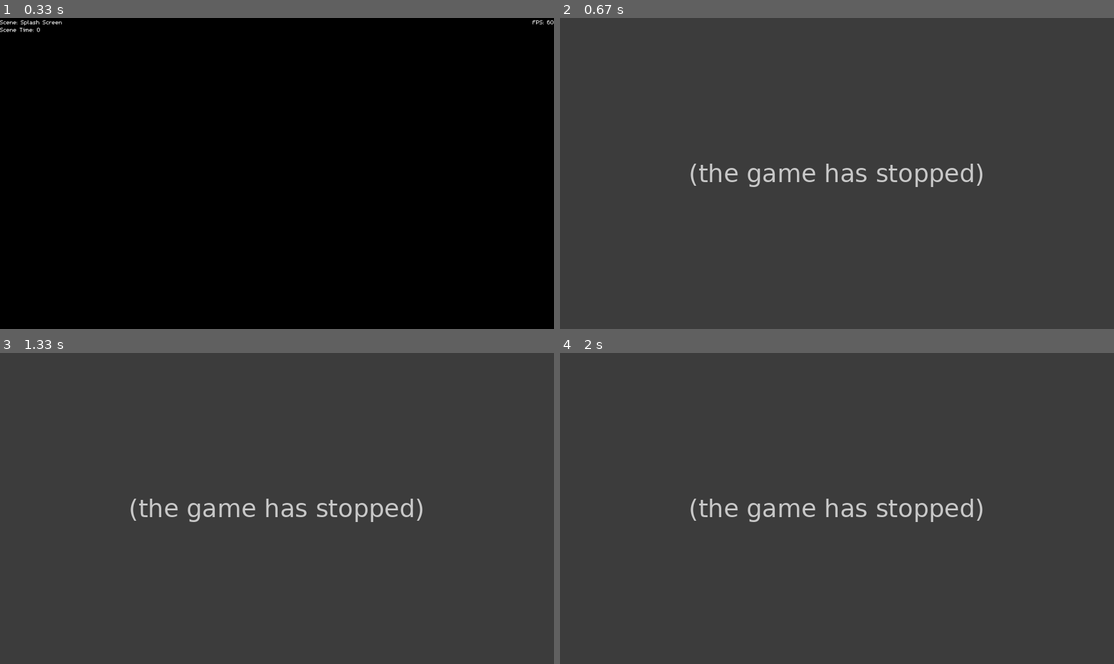
Above: before the commit, frames 1-4 (two rows, left to right).
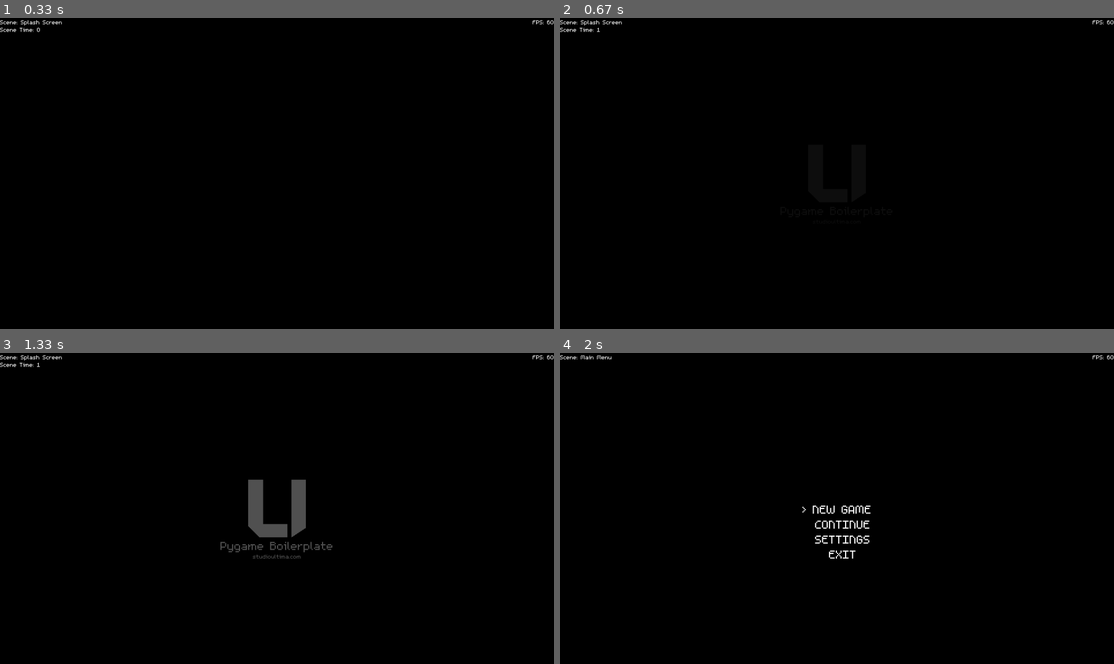
Above: after the commit, the same moments.

Repository: studioultima/ultimaPygameBoilerplate
Game: pygame game, started from boot.py
The game is run twice, just before and just after one commit, with the same random seed, the same clock (stepped at 60 frames per second) and the same inputs.
Inputs:
- Up to frame 1 (0.33 s): no input
- Up to frame 2 (0.67 s): hold Esc from 0.33 s (still down)
- Up to frame 3 (1.33 s): release Esc at 0.8 s
- Up to frame 4 (2 s): tap Enter at 1.83 s

Frame 1 is identical in both runs. In frame 2, 100% of the frame differs, in the area x 0-100%, y 0-100%; in frame 3, 99%; in frame 4, 100%.
Before the commit the program exited at 0.33 s; later frames show no game.

Commit message:
added Fullscreen option

Diff:
--- a/boot.py
+++ b/boot.py
@@ -76,12 +76,19 @@
 mainScreenHeight    = getSettingsJSON()['mainScreenHeight']
 windowCaption       = getSettingsJSON()['windowCaption']
 downscaleMultiplier = getSettingsJSON()['downscaleMultiplier']
+windowMode          = getSettingsJSON()['windowMode']
 
 #mainScreen
 icon = pygame.image.load('images/logo.png')
 pygame.display.set_icon(icon)
 pygame.display.set_caption(windowCaption)
-mainScreen = pygame.display.set_mode((mainScreenWidth,mainScreenHeight),pygame.RESIZABLE)
+
+if windowMode == "resizable":
+    mainScreen = pygame.display.set_mode((mainScreenWidth,mainScreenHeight),pygame.RESIZABLE)
+elif windowMode == "fullscreen":
+    mainScreen = pygame.display.set_mode((mainScreenWidth,mainScreenHeight),pygame.FULLSCREEN)
+else:
+    mainScreen = pygame.display.set_mode((mainScreenWidth,mainScreenHeight))
 
 #renderScreen
 renderScreenWidth  = mainScreenWidth  / downscaleMultiplier
@@ -114,13 +121,15 @@
 logoTextWebsite = m5x7_16.render('studioultima.com', True, whiteColor)
 fadeInScreen = pygame.Surface((renderScreenWidth,renderScreenHeight),pygame.SRCALPHA)
 menuItems = [{'value':'newgame','label':'NEW GAME','selected':bool(1)},{'value':'continue','label':'CONTINUE','selected':bool(0)},{'value':'settings','label':'SETTINGS','selected':bool(0)},{'value':'exit','label':'EXIT','selected':bool(0)}]
-settingsMenuItems = [{'value':'fpsChange','label':'Max Fps: ' + str(framerateLimit),'selected':bool(1)},{'value':'save','label':'Save changes …(97 unchanged characters)…
-fpsChangeSubMenuItems = [{'value':getSettingsJSON()['framerateLimit'],'label':'Default('+ str(getSettingsJSON()['framerateLimit']) + ' Fps)','selected':bool(1)},{'value':30,'label':'30 Fps','selected':bool(0)}, {'value':60,'label':'60 Fps','selected':bool(0)}]
+settingsMenuItems = [{'value':'windowMode','label':'Window Mode: default (' + str(windowMode) +')','selected':bool(1)},{'value':'fpsChange','label':'Limit FPS: default (' + str(framerateLimit) +')','selected':bool(0)},{'value':'save','label':'Save changes …(97 unchanged characters)…
+windowModeSubMenuItems = [{'value':getSettingsJSON()['windowMode'],'label':'Window Mode: ' + str(getSettingsJSON()['windowMode']) + ' (default)','selected':bool(1)},{'value':'fullscreen','label':'Window Mode: fullscreen','selected':bool(0)}, {'value':'resizable','label':'Window Mode: resizable','selected':bool(0)},{'value':'normal','label':'Window Mode: normal','selected':bool(0)}]
+fpsChangeSubMenuItems = [{'value':getSettingsJSON()['framerateLimit'],'label':'Limit FPS: '+ str(getSettingsJSON()['framerateLimit']) + ' (default)','selected':bool(1)},{'value':30,'label':'Limit FPS: 30 Fps','selected':bool(0)}, {'value':60,'label':'Limit FPS: 60 Fps','selected':bool(0)}]
 menuPointer = ''
 placeHolder = m5x7_32.render(str(menuPointer) + ' ' + 'placeholder', True, whiteColor)
 
 #game Flags & Variables
 settingDummyFpsLimit = framerateLimit
+settingDummyWindowMode = windowMode
 currentScene = 'splashscreen'
 finishedFadeInFlag = bool(0)
 transparencyFadeInScreen = 255
@@ -150,8 +159,7 @@
                 quit()
             if event.type == pygame.KEYDOWN:
                 if event.key == pygame.K_ESCAPE:
-                    pygame.quit()
-                    quit()
+                    pass
                 if event.key == pygame.K_RETURN:
                     nextScene = 'mainMenu'
                     startSceneTicks = pygame.time.get_ticks()
@@ -222,8 +230,7 @@
                 quit()
             if event.type == pygame.KEYDOWN:
                 if event.key == pygame.K_ESCAPE:
-                    pygame.quit()
-                    quit()
+                    pass
                 if event.key == pygame.K_DOWN:
                     indexFinder = 0
                     for count, menuElement in enumerate(menuItems):
@@ -311,8 +318,8 @@
                 quit()
             if event.type == pygame.KEYDOWN:
                 if event.key == pygame.K_ESCAPE:
-                    pygame.quit()
-                    quit()
+                    nextScene = 'mainMenu'
+                    startSceneTicks = pygame.time.get_ticks()
                 if event.key == pygame.K_DOWN:
                     indexFinder = 0
                     for count, menuElement in enumerate(settingsMenuItems):
@@ -348,6 +355,14 @@
                         quit()
                     elif elementSelected == 'save':
                         framerateLimit = settingDummyFpsLimit
+                        windowMode = settingDummyWindowMode
+                        if windowMode == "resizable":
+                            mainScreen = pygame.display.set_mode((mainScreenWidth,mainScreenHeight),pygame.RESIZABLE)
+                        elif windowMode == "fullscreen":
+                            mainScreen = pygame.display.set_mode((mainScreenWidth,mainScreenHeight),pygame.FULLSCREEN)
+                        else:
+                            mainScreen = pygame.display.set_mode((mainScreenWidth,mainScreenHeight))
+
 
                     elif elementSelected == 'fpsChange':
                         indexFinder = 0
@@ -373,10 +388,31 @@
                                 indexFinder = count
                         settingsMenuItems[indexFinder]['label'] = elementSelected['label']
                         settingDummyFpsLimit = elementSelected['value']
-
-
-
-
+                    #------
+                    elif elementSelected == 'windowMode':
+                        indexFinder = 0
+                        for count, menuElement in enumerate(windowModeSubMenuItems):
+                            if menuElement['selected'] == bool(1):
+                                menuElement ['selected'] = bool(0)
+                                indexFinderFailsafe = count + 1
+                                if indexFinderFailsafe > len(windowModeSubMenuItems) -1:
+                                    indexFinder = 0
+                                else:
+                                    indexFinder = count + 1
+                        windowModeSubMenuItems[indexFinder]['selected'] = bool(1)
+                        elementSelected = ''
+                        indexFinder = 0
+                        for count, menuElement in enumerate(windowModeSubMenuItems):
+                            if menuElement['selected'] == bool(1):
+                                indexFinder = count
+                        elementSelected = windowModeSubMenuItems[indexFinder]
+                        #---
+                        indexFinder = 0
+                        for count, menuElement in enumerate(settingsMenuItems):
+                            if menuElement['value'] == 'windowMode':
+                                indexFinder = count
+                        settingsMenuItems[indexFinder]['label'] = elementSelected['label']
+                        settingDummyWindowMode = elementSelected['value']
 
 
 
@@ -430,8 +466,7 @@
                 quit()
             if event.type == pygame.KEYDOWN:
                 if event.key == pygame.K_ESCAPE:
-                    pygame.quit()
-                    quit()
+                    pass
             if event.type == pygame.USEREVENT + 0:
                 print ('BootEvent')
 
@@ -466,8 +501,7 @@
                 quit()
             if event.type == pygame.KEYDOWN:
                 if event.key == pygame.K_ESCAPE:
-                    pygame.quit()
-                    quit()
+                    pass
             if event.type == pygame.USEREVENT + 0:
                 print ('BootEvent')
 
--- a/settings.json
+++ b/settings.json
@@ -3,5 +3,6 @@
     "mainScreenWidth": 1920,
     "mainScreenHeight": 1080,
     "framerateLimit" : 60,
-    "downscaleMultiplier" : 2
+    "downscaleMultiplier" : 2,
+    "windowMode" : "resizable"
 }
